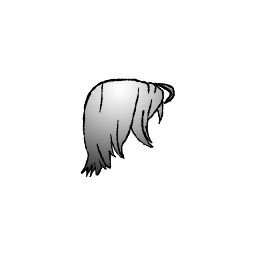
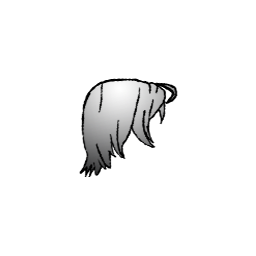
Layers edited between the first and the second 256x256 image:
painted on "Layer 2" over <box>79,78,178,178</box>
painted on "Layer 3" over <box>79,78,178,178</box>
